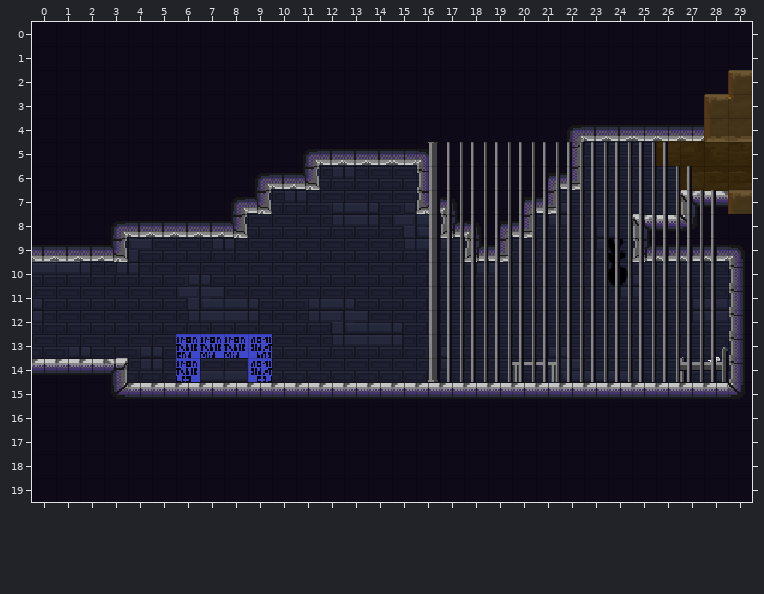
An edit to a level. Tiled map, Assets/maps/HubRooms/1 - Prison/CellB.tmx. Above is the file before it was changed.
Cells are 16x16 px. Shown: x 0..29, y 0..19.
Once edited:
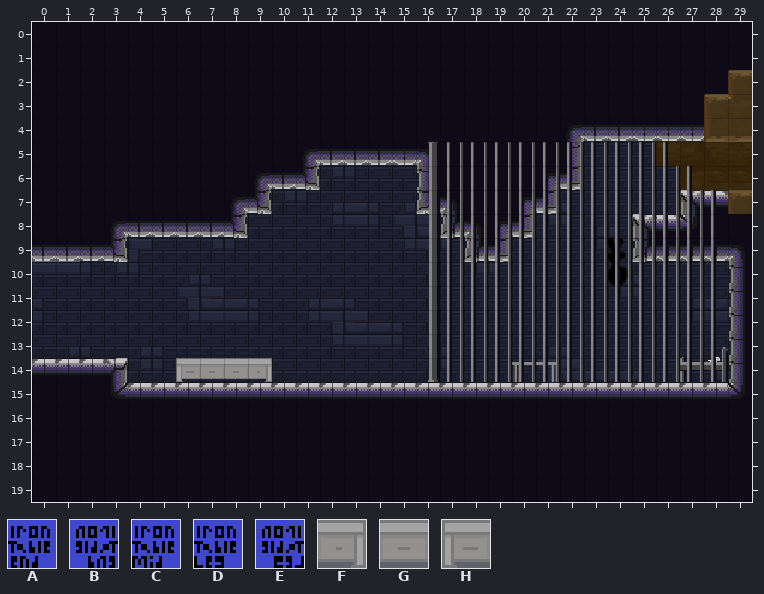
Key: from "Possible Extra Art": A 8, B 8 flipped left-right, C 9, D 10, E 10 flipped left-right; from "decorative_props": F 24 flipped left-right, G 25 flipped left-right, H 27 flipped left-right.
_ is an empty cell, . an unchanged one.
Changes in this commit:
--- layer "ground"
@@ x 6..9 @@
-13 ACCB
-14 D__E
+13 ____
+14 HGGF
Changed places in both pictures, as pixel boxes (x1, y1, x2, y2):
changed: (176, 334, 272, 382)
